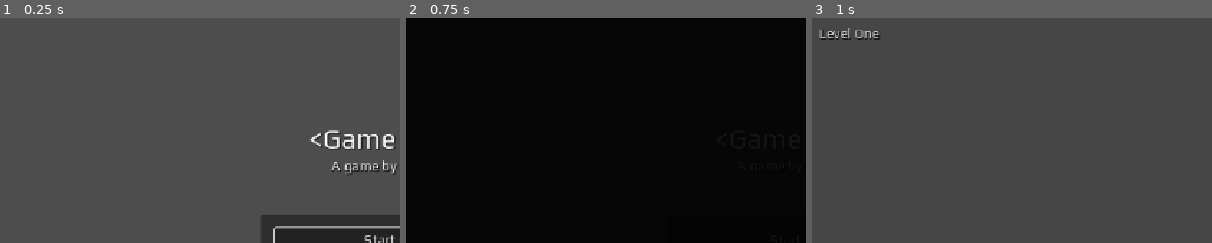
Above: before the commit, frames 1-3 (left to right).
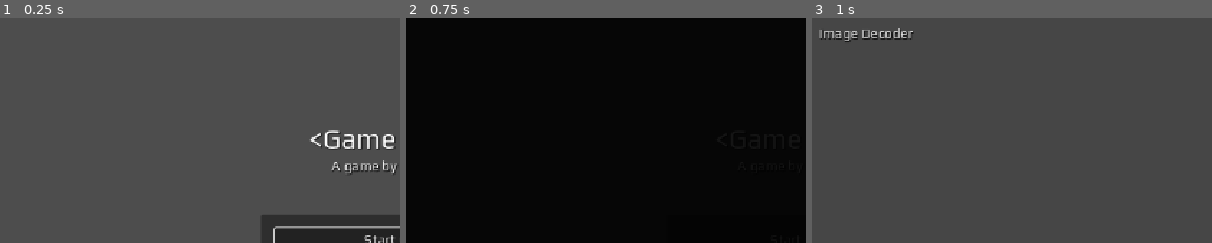
Above: after the commit, the same moments.

Repository: mgiuca/message-game
Game: Godot game, scene res://scenes/main.tscn
Two runs of this game, one before a commit and one after it. Both use one fixed random seed, a clock stepped at 60 frames per second and the inputs below.
Inputs:
- Up to frame 1 (0.25 s): no input
- Up to frame 2 (0.75 s): click "Start Game" at 0.5 s
- Up to frame 3 (1 s): no input
The pictures show only the part of the screen within x 0-50%, y 0-50%; the shares and areas given below are measured in that part.

Frames 1-2 are identical in both runs. In frame 3, 0.7% of the frame differs, in the area x 2-26%, y 4-11%.

Commit message:
Renamed level to image_decoder.

Diff:
--- a/scenes/managers/level_manager.gd
+++ b/scenes/managers/level_manager.gd
@@ -4,22 +4,18 @@
 
 # List of levels, in order, by base filename (no dir or extension).
 const LEVEL_NAMES : Array[String] = [
-  'level1',
+  'image_decoder',
 ]
 
 # List of test levels that won't show up in the level picker or rotation.
 # Put them here to suppress the warning about a level not being in rotation.
 const TEST_LEVEL_NAMES = [
-  #'gym',
 ]
 
 # Mapping from level basename to display name. If the name is missing, the
 # game will display the basename with a warning.
 const LEVEL_DISPLAY_NAMES : Dictionary[String, String] = {
-  'level1': 'Level One',
-
-  # Levels not in the main rotation.
-  #'gym': 'Gym',
+  'image_decoder': 'Image Decoder',
 }
 
 var current_level : Level:
Renamed: scenes/levels/level1.tscn -> scenes/levels/image_decoder.tscn
